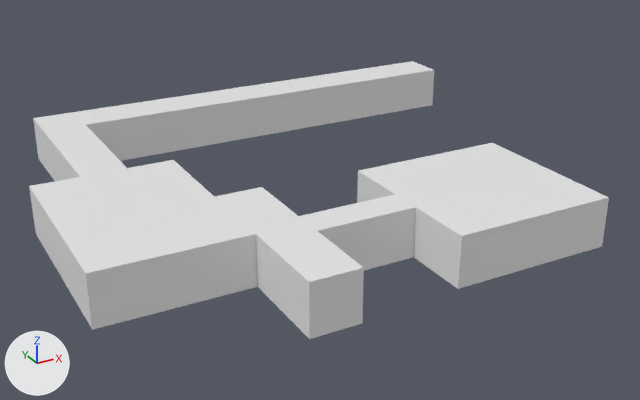
One commit to the FBX model Maps/testLevelmap.fbx: the scene before it, then after it.
One viewpoint serves both versions: a 50 mm camera at (-30.3, -36.4, 22.4) aimed at (-5.6, 8.5, -0.1). The axes (+X, +Y, +Z) are drawn at lower left. The lights are the same throughout. Materials are left out; every surface is plain grey. Where no turn or scale is listed for an object, it has been applied to the vertices.

Objects in the first picture: 'Map'.
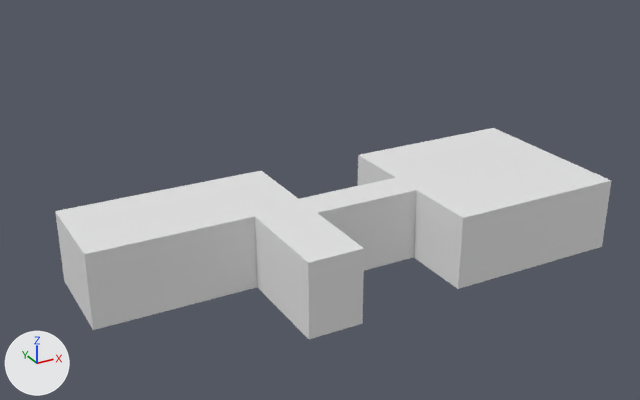
Boxes (x1, y1, x2, y2) around the edits, measured in the pictures (640 x 400 px):
```json
{"object": "Map", "change": "reshaped", "before": [29, 61, 609, 339], "after": [55, 128, 611, 339], "on screen": "24% shorter"}
{"part": 1, "of": "me_sector_000", "change": "cut back", "before": [29, 61, 609, 328], "after": [55, 128, 611, 329]}
```

The change, as JSON lines over the scene's bpy script:
```json
{"block": "me_sector_000", "where": "# used by ob_map; location = (0.0, 0.0, 0.0)"}
{"op": "remove", "block": "me_sector_000", "code": "me_sector_000.from_pydata(...)  # 48 vertices, 46 faces; spans x -22.4..11.9, y -5.5..24.1, z 0.0..3.0"}
{"op": "add", "block": "me_sector_000", "code": "me_sector_000.from_pydata(...)  # 30 vertices, 27 faces; spans x -22.4..5.0, y -5.5..5.5, z 0.0..4.0"}
{"block": "me_sector_000", "change": "me_sector_000 part 1"}
{"block": "me_sector_000", "change": "21 vertices are removed from x -22.4..11.9, y 5.5..24.1, z 0.0..3.0"}
{"block": "me_sector_000", "change": "25 faces are deleted"}
{"block": "me_sector_000", "change": "13 vertices in x -22.4..5.0, y -5.5..5.5, z 3.0 move by (0.0, 0.0, 1.0)"}
{"block": "me_sector_000", "change": "3 vertices are added at (-13.9, 5.5, 4.0), (-22.4, 5.5, 4.0), (-22.4, 5.5, 0.0)"}
{"block": "me_sector_000", "change": "6 new faces join them"}
```
